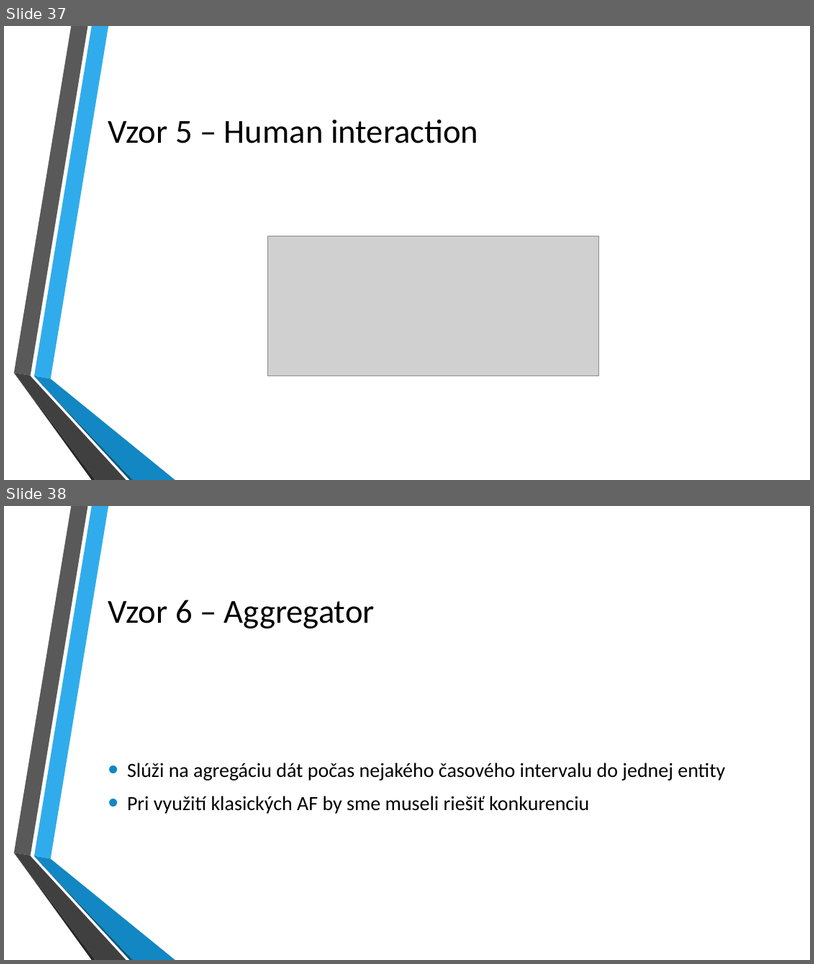
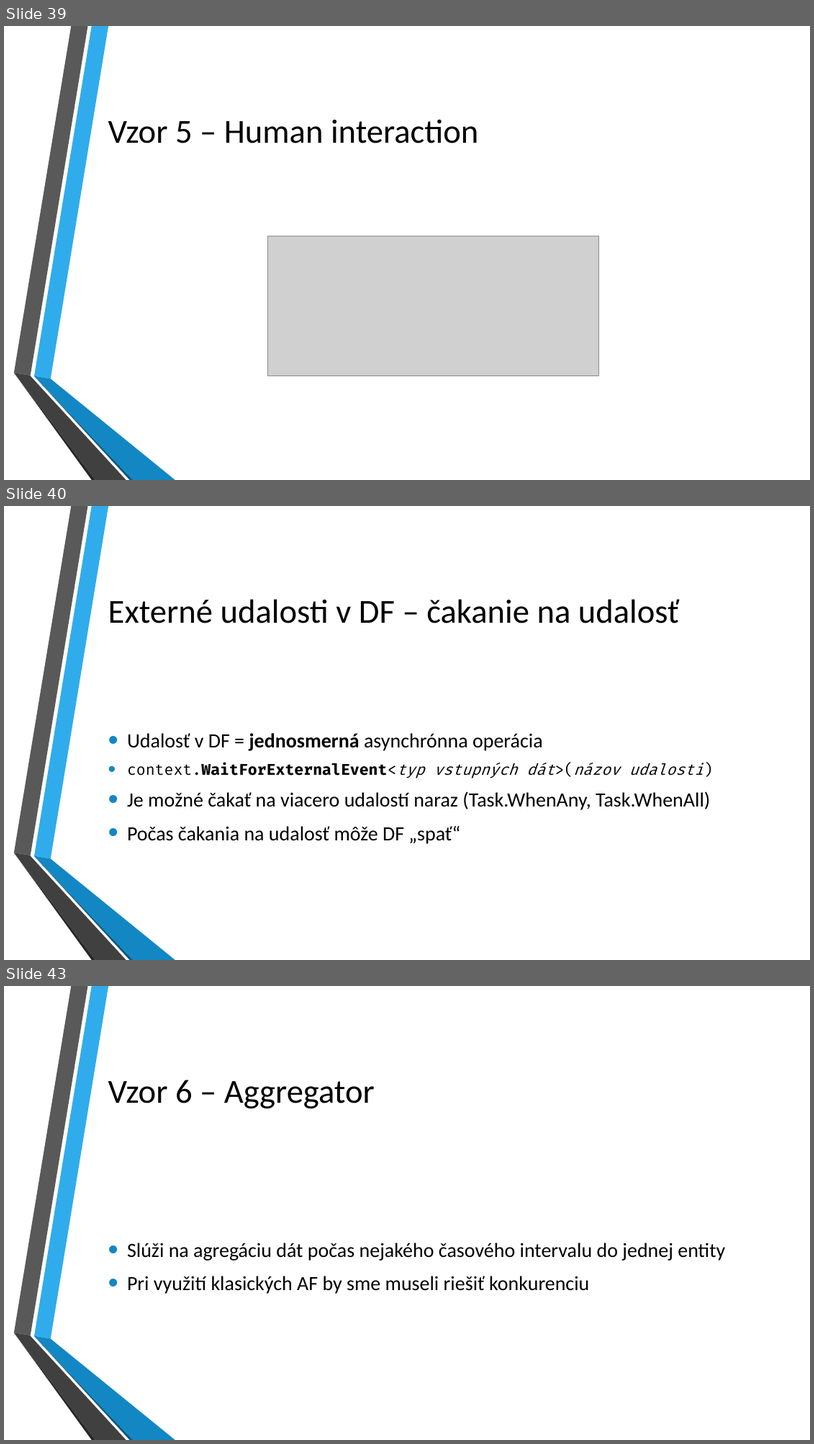
Before and after one commit to kubinko/Azure-Resources-Overview, a slide deck: 05 - Durable Functions/Durable Functions.pptx. Shown one above the other, each under a label of ours: slides 37 and 38 before the commit, slides 39, 40 and 43 after it; the slides between them are not shown. The pictures are 814x964 and 814x1444 pixels, drawn with LibreOffice and Linux fonts; fonts in the diff are those of the drawing; grey boxes stand for pictures; background and template pictures are left out. Boxes give left, top, right and bottom in pixels: in the first picture for what was removed or moved away, otherwise in the second. Text is boxed around its words. In the diff, an @@ line names an element or a change of style, - is before the commit and + after.

```diff
--- a/05 - Durable Functions/Durable Functions.pptx
+++ b/05 - Durable Functions/Durable Functions.pptx
@@ slide 40 added at [4,506,810,960], background picture (left out); not listed: 6 template elements that a slide beside it also shows @@
@@ title added at [108,599,679,623], 40 pt, text #000000 @@
+Externé udalosti v DF – čakanie na udalosť
@@ text added at [127,733,713,844], 24 pt, text #000000 @@
+• Udalosť v DF = jednosmerná asynchrónna operácia
+• context.WaitForExternalEvent<typ vstupných dát>(názov udalosti)
+• Je možné čakať na viacero udalostí naraz (Task.WhenAny, Task.WhenAll)
+• Počas čakania na udalosť môže DF „spať“
@@ what was slide 37 is now slide 39 @@
@@ what was slide 38 is now slide 43 @@
```
Also in this commit, not shown: 4 slides changed, 9 other slides added, 1 slide removed.
